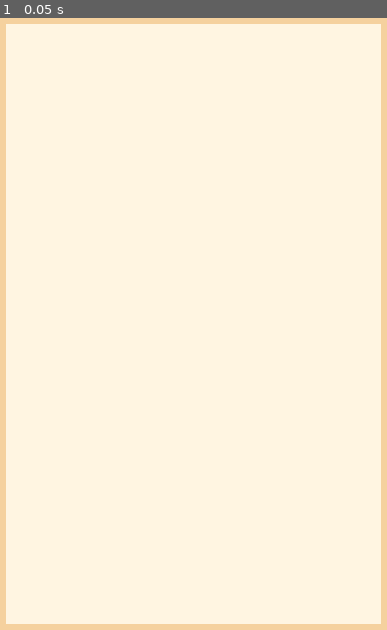
Above: before the commit, frame 1.
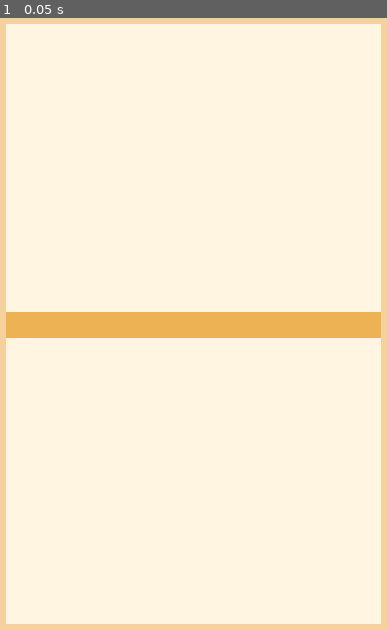
Above: after the commit, the same moment.

Repository: eddie4702/Stacking-game
Game: Godot game, scene res://scenes/main/main.tscn
Two runs of this game, one before a commit and one after it. Both use one fixed random seed, a clock stepped at 60 frames per second and the inputs below.
Inputs:
- Up to frame 1 (0.05 s): no input

The runs differ from the first frame. In frame 1, 4.1% of the frame differs, in the area x 1-99%, y 48-53%.

Commit message:
feature 2

Diff:
--- /dev/null
+++ b/scenes/gameplay/pancake.tscn
@@ -0,0 +1,14 @@
+[gd_scene format=3]
+
+[ext_resource type="Script" path="res://scripts/gameplay/pancake.gd" id="1_pancake"]
+
+[node name="Pancake" type="Node2D"]
+script = ExtResource("1_pancake")
+
+[node name="Visual" type="ColorRect" parent="."]
+mouse_filter = 2
+offset_left = -150.0
+offset_top = -20.0
+offset_right = 150.0
+offset_bottom = 20.0
+color = Color(0.93, 0.7, 0.33, 1)
--- a/scenes/main/main.tscn
+++ b/scenes/main/main.tscn
@@ -1,11 +1,13 @@
-[gd_scene format=3]
+[gd_scene format=3 uid="uid://dkmc1ot4mia2g"]
 
-[node name="Main" type="Node2D"]
+[ext_resource type="PackedScene" path="res://scenes/gameplay/pancake.tscn" id="1_pancake"]
 
-[node name="Background" type="CanvasLayer" parent="."]
+[node name="Main" type="Node2D" unique_id=128290110]
+
+[node name="Background" type="CanvasLayer" parent="." unique_id=358166918]
 layer = -1
 
-[node name="BackgroundColor" type="ColorRect" parent="Background"]
+[node name="BackgroundColor" type="ColorRect" parent="Background" unique_id=1179234664]
 anchors_preset = 15
 anchor_right = 1.0
 anchor_bottom = 1.0
@@ -13,9 +15,13 @@
 grow_vertical = 2
 color = Color(0.96, 0.82, 0.62, 1)
 
-[node name="GameplayArea" type="ColorRect" parent="."]
+[node name="GameplayArea" type="ColorRect" parent="." unique_id=1527578012]
 offset_left = 60.0
 offset_top = 160.0
 offset_right = 660.0
 offset_bottom = 1120.0
 color = Color(1, 0.96, 0.88, 1)
+
+[node name="Pancake" parent="." unique_id=59629092 instance=ExtResource("1_pancake")]
+position = Vector2(360, 640)
+width = 600.0
--- /dev/null
+++ b/scripts/gameplay/pancake.gd
@@ -0,0 +1,41 @@
+@tool
+extends Node2D
+## One pancake placeholder.
+##
+## `width` and `height` are the pancake's dimensions in pixels. They are the
+## values other code should read; the child `Visual` node only draws them.
+## The node's origin is the centre of the pancake.
+##
+## This script contains no movement, input, stacking or scoring logic.
+
+@export_range(0.0, 720.0, 1.0, "or_greater", "suffix:px") var width: float = 300.0:
+	set(value):
+		width = maxf(value, 0.0)
+		_update_visual()
+
+@export_range(0.0, 200.0, 1.0, "or_greater", "suffix:px") var height: float = 40.0:
+	set(value):
+		height = maxf(value, 0.0)
+		_update_visual()
+
+@export var color: Color = Color(0.93, 0.7, 0.33, 1.0):
+	set(value):
+		color = value
+		_update_visual()
+
+@onready var _visual: ColorRect = $Visual
+
+
+func _ready() -> void:
+	_update_visual()
+
+
+## Makes the Visual node match the current width, height and colour.
+func _update_visual() -> void:
+	# Setters can run before the scene is ready (for example while a scene is
+	# loading); _ready() applies the values afterwards.
+	if _visual == null:
+		return
+	_visual.size = Vector2(width, height)
+	_visual.position = -_visual.size / 2.0
+	_visual.color = color
Not shown, added: scripts/gameplay/pancake.gd.uid
Not shown, changed: docs/CHANGELOG.md
Not shown, changed: docs/TASKS.md
Not shown, changed: docs/TECHNICAL_DESIGN.md
